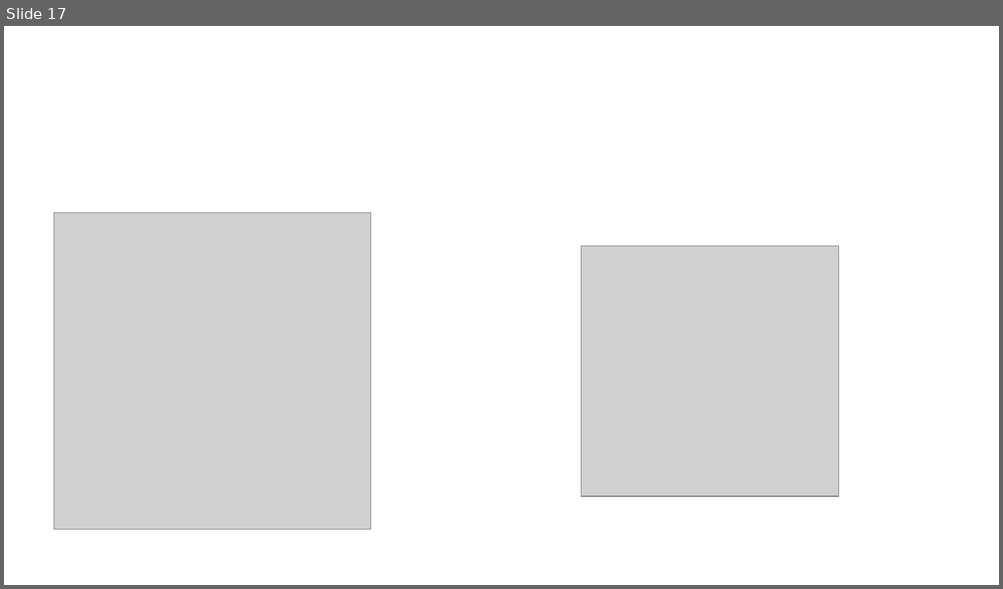
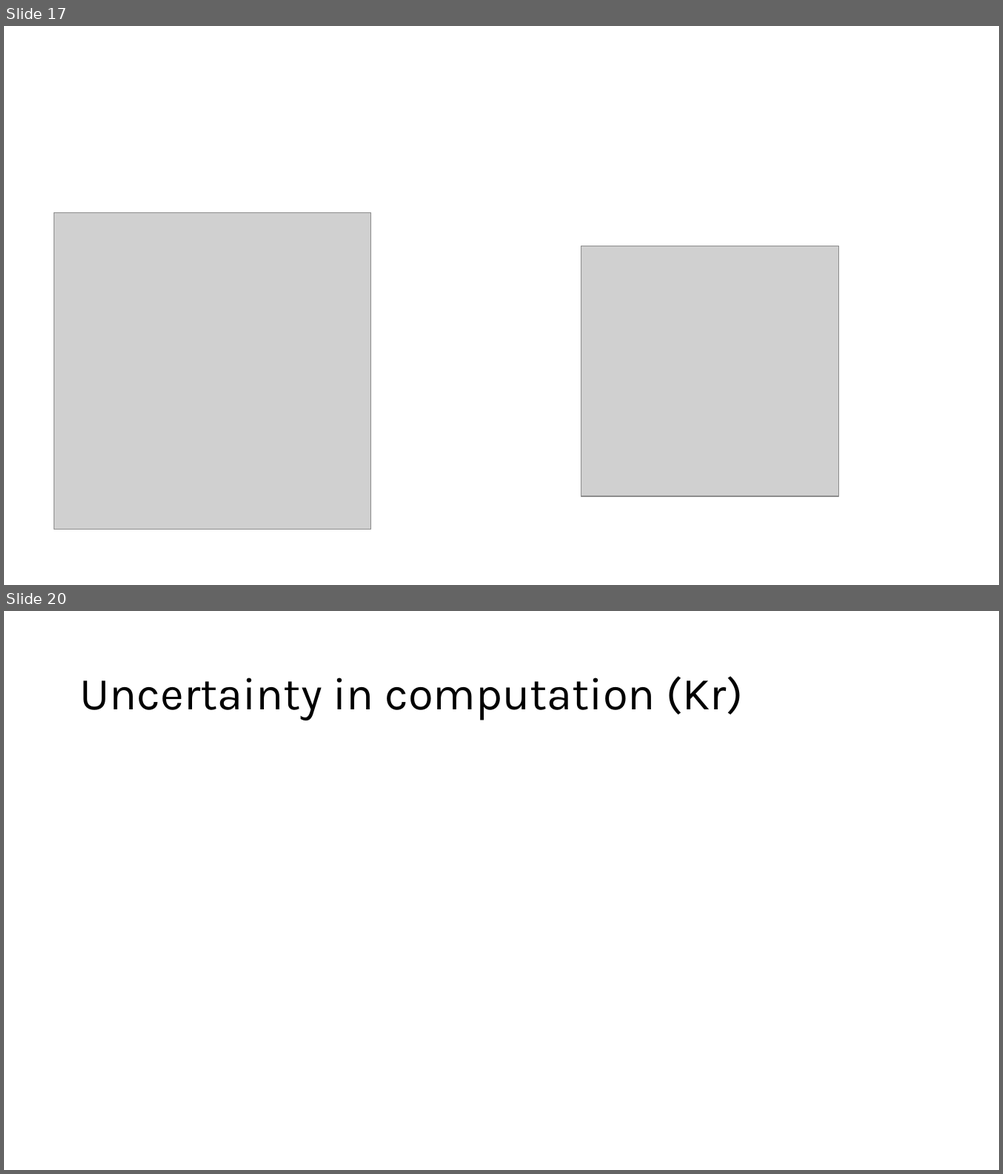
Before and after one commit to md-m-rahman/geant4, a slide deck: detector/Lung_ICRP/angle calculation [Autosaved].pptx. Shown one above the other, each under a label of ours: slide 17 before the commit, slides 17 and 20 after it; the slides between them are not shown. The pictures are 1003x589 and 1003x1174 pixels, drawn with LibreOffice and Linux fonts; fonts in the diff are those of the drawing; grey boxes stand for pictures. Boxes give left, top, right and bottom in pixels: in the first picture for what was removed or moved away, otherwise in the second. Text is boxed around its words. In the diff, an @@ line names an element or a change of style, - is before the commit and + after.

```diff
--- a/detector/Lung_ICRP/angle calculation [Autosaved].pptx
+++ b/detector/Lung_ICRP/angle calculation [Autosaved].pptx
@@ slide 20 added at [4,611,999,1170], background #FFFFFF @@
@@ title added at [79,676,743,721], 44 pt, text #000000 @@
+Uncertainty in computation (Kr)
```
Also in this commit, not shown: 3 other slides added, 18 other files.
